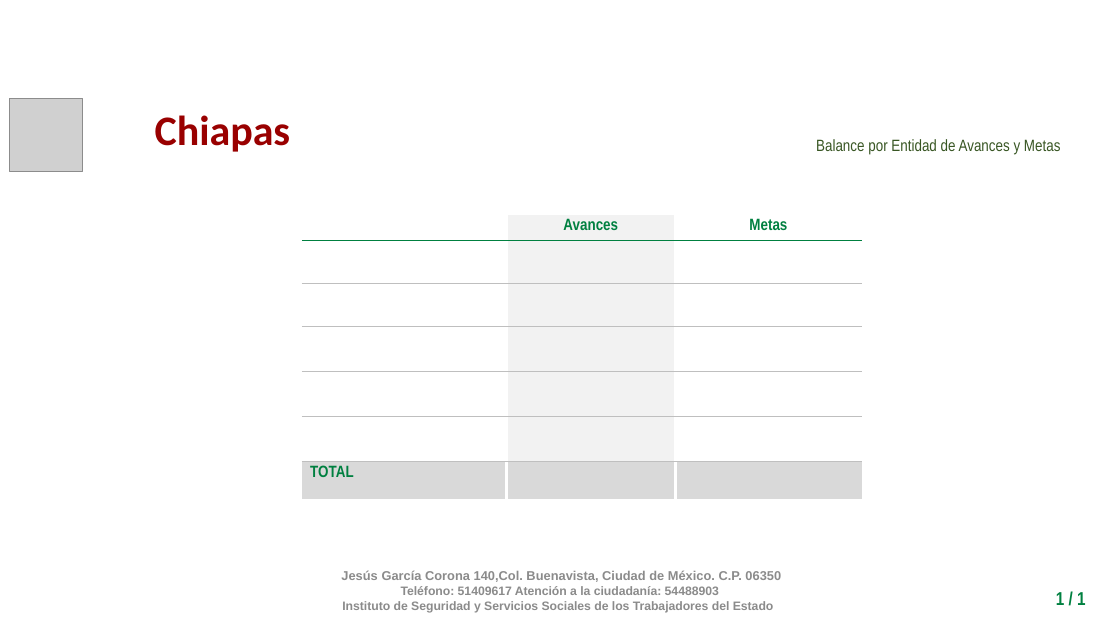
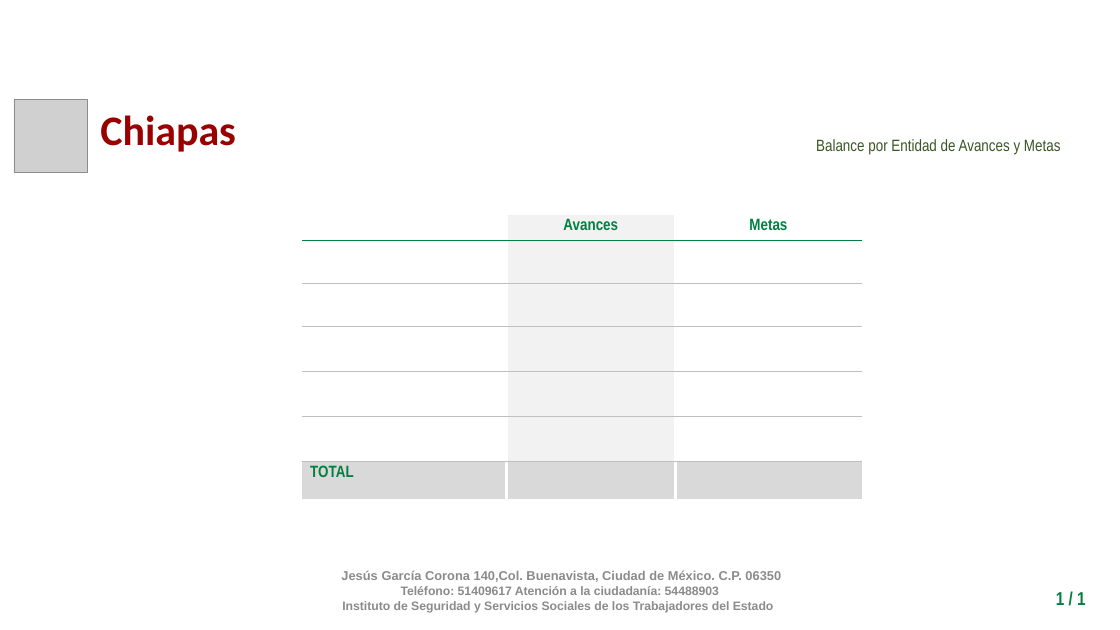
Before and after one commit to fpedro23/djangoISSSTE, a slide deck: slide 7 of djangoISSSTE/static/ppt/balance_por_estado.pptx. Drawn at 1120x630 pixels with LibreOffice and Linux fonts; fonts in the diff are those of the drawing; grey boxes stand for pictures; background and template pictures are left out. Boxes give left, top, right and bottom in pixels: in the first picture for what was removed or moved away, otherwise in the second. Text is boxed around its words. In the diff, an @@ line names an element or a change of style, - is before the commit and + after.

```diff
--- a/djangoISSSTE/static/ppt/balance_por_estado.pptx
+++ b/djangoISSSTE/static/ppt/balance_por_estado.pptx
@@ picture: place and size @@
-picture at (10,98,83,171)
+picture at (14,100,87,173)
@@ text "Chiapas": place and size @@
-text "Chiapas" at (155,115,291,152)
+text "Chiapas" at (100,115,236,152)
```
Also in this commit, not shown: 8 other slides changed, 7 other files.
